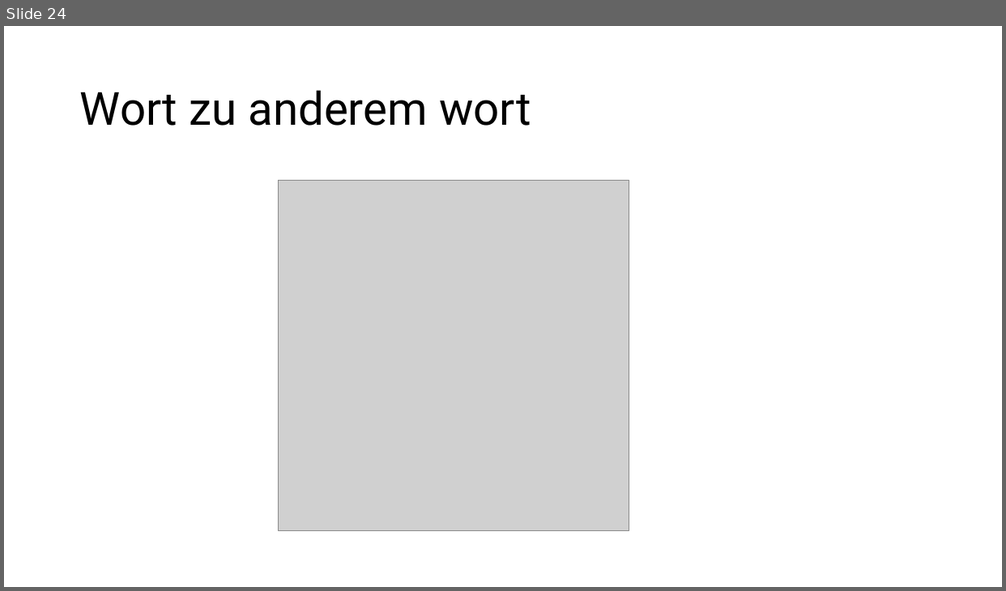
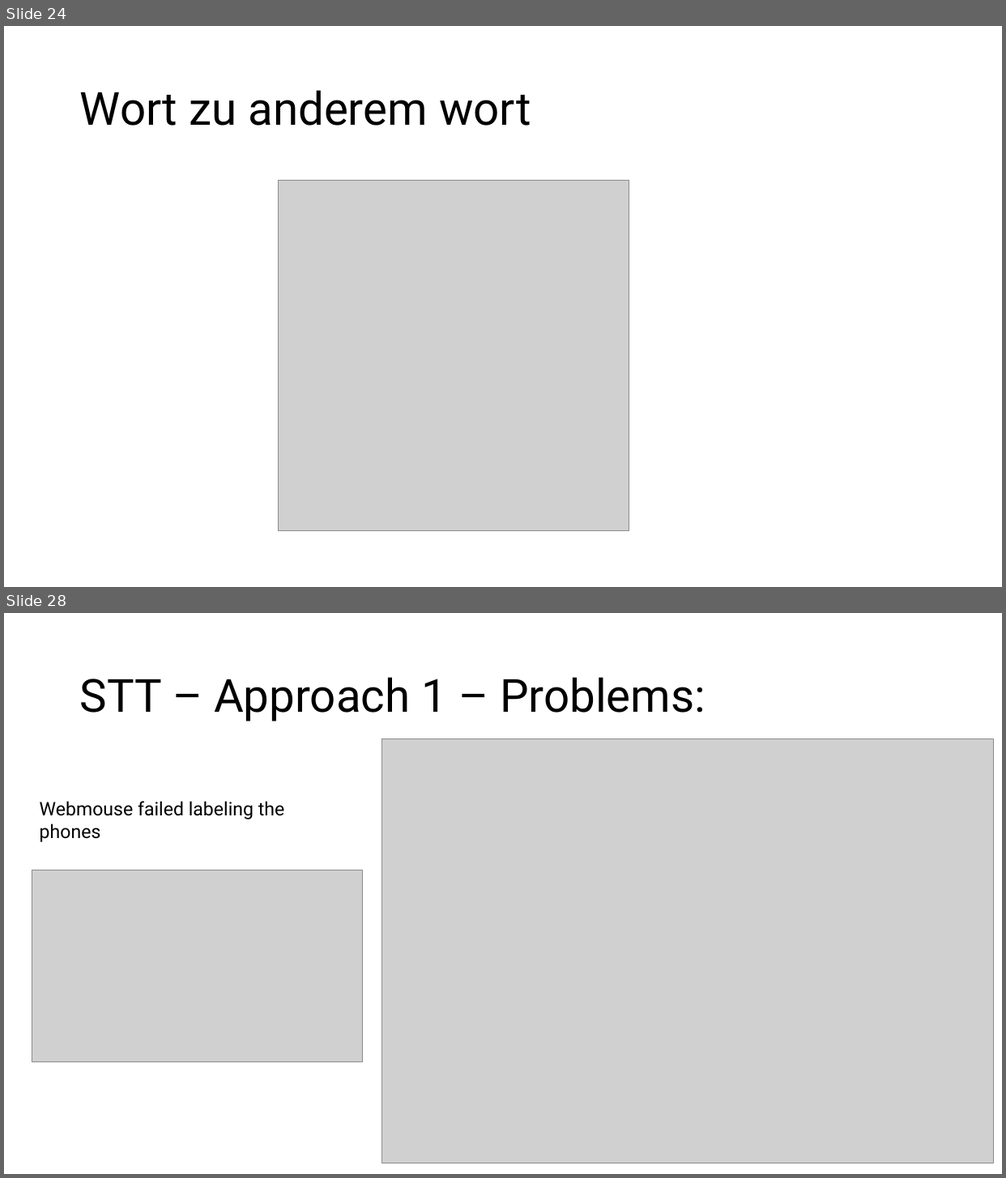
Before and after one commit to Steckdose007/Masterthesis, a slide deck: Interim report 2.pptx. Shown one above the other, each under a label of ours: slide 24 before the commit, slides 24 and 28 after it; the slides between them are not shown. The pictures are 1006x591 and 1006x1178 pixels, drawn with LibreOffice and Linux fonts; fonts in the diff are those of the drawing; grey boxes stand for pictures. Boxes give left, top, right and bottom in pixels: in the first picture for what was removed or moved away, otherwise in the second. Text is boxed around its words. In the diff, an @@ line names an element or a change of style, - is before the commit and + after.

```diff
--- a/Interim report 2.pptx
+++ b/Interim report 2.pptx
@@ slide 28 added at (x1=4, y1=613, x2=1002, y2=1174), background #FFFFFF @@
@@ title added at (x1=80, y1=677, x2=705, y2=722), 44 pt, text #000000 @@
+STT – Approach 1 – Problems:
@@ picture added at (x1=382, y1=739, x2=994, y2=1164) @@
@@ text added at (x1=40, y1=801, x2=284, y2=842), 18 pt, text #000000 @@
+Webmouse failed labeling the phones
@@ picture added at (x1=32, y1=871, x2=363, y2=1063) @@
```
Also in this commit, not shown: 1 slide changed, 7 other slides added, 6 other files.
